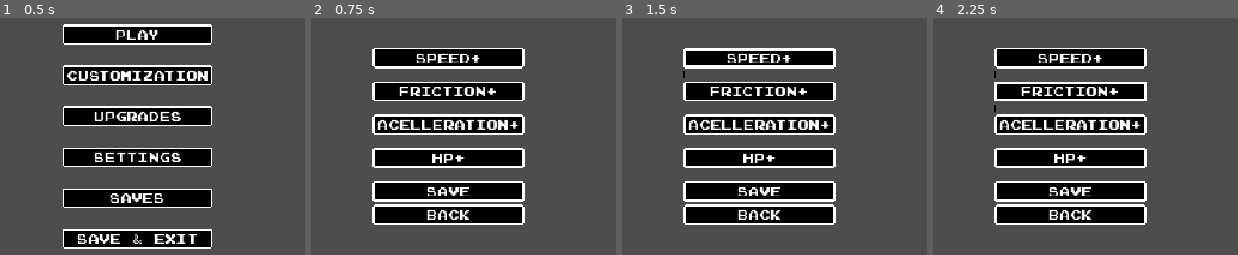
Above: before the commit, frames 1-4 (left to right).
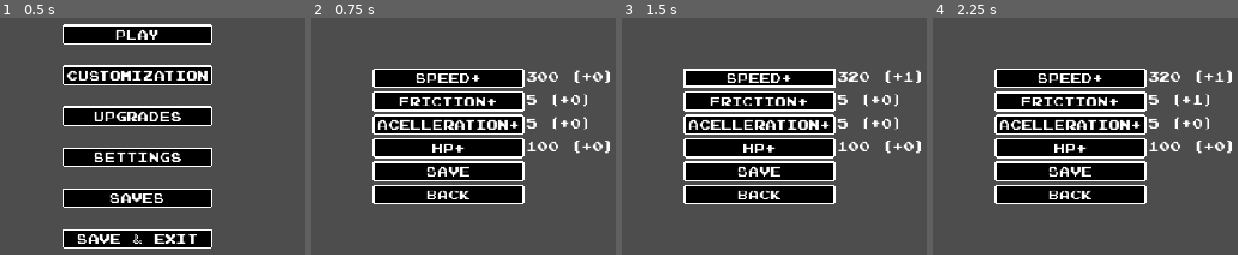
Above: after the commit, the same moments.

Repository: Draccore/spaceshooter
Game: Godot game, scene res://Scenes/main_menu.tscn
Same seed, same stepped clock (60 frames per second), same inputs: the game is played once before the commit and once after it.
Inputs:
- Up to frame 1 (0.5 s): no input
- Up to frame 2 (0.75 s): click "Upgrades" at 0.5 s
- Up to frame 3 (1.5 s): click "Speed+" at 1.25 s
- Up to frame 4 (2.25 s): click "Friction+" at 2 s

Frame 1 is identical in both runs. In frame 2, 27% of the frame differs, in the area x 20-99%, y 12-88%; in frame 3, 27%; in frame 4, 27%.

Commit message:
save system

Diff:
--- a/Scenes/saves.gd
+++ b/Scenes/saves.gd
@@ -13,7 +13,6 @@
 
 var selected_slot := -1
 
-# Optionally, add this in your scene
 @onready var name_dialog = $NameDialog # PopupDialog with LineEdit as child
 @onready var confirm_dialog = $ConfirmDialog # AcceptDialog for deletion
 
@@ -39,7 +38,8 @@
 	else:
 		SaveManager.load_data(idx + 1) # slots are 1-indexed
 		GameState.current_slot = idx + 1
-		# Optionally, send the player to the game here
+		GameState.save_last_used_slot()
+		# Transition to game or show slot loaded message
 
 func _on_delete_button_pressed(idx):
 	selected_slot = idx
@@ -52,14 +52,22 @@
 		return
 	SaveManager.set_current_slot(selected_slot + 1)
 	GameState.current_slot = selected_slot + 1
-	SaveManager.reset_player_data()
+	GameState.save_last_used_slot()
+	SaveManager.reset_player_data()  # Make sure the save starts clean!
 	SaveManager.save_data(name)
 	update_slots()
 
 func _on_confirm_dialog_confirmed():
 	SaveManager.set_current_slot(selected_slot + 1)
+	GameState.current_slot = selected_slot + 1
+	GameState.save_last_used_slot()
 	SaveManager.delete_save()
 	update_slots()
+
+	# New logic: If all saves are now empty, reset current_slot
+	if SaveManager.all_saves_empty():
+		GameState.current_slot = -1
+		GameState.save_last_used_slot()
 
 # Connect the signals in the editor or with code like this:
 func _on_VBoxContainer_HBoxContainer_Button_pressed():
@@ -75,6 +83,5 @@
 func _on_VBoxContainer_HBoxContainer3_DeleteButton_pressed():
 	_on_delete_button_pressed(2)
 
-
 func _on_back_pressed() -> void:
 	get_tree().change_scene_to_file("res://Scenes/main_menu.tscn")
--- a/Scenes/saves.tscn
+++ b/Scenes/saves.tscn
@@ -61,13 +61,19 @@
 layout_mode = 2
 text = "Back"
 
-[node name="ConfirmDialog" type="AcceptDialog" parent="."]
-
 [node name="NameDialog" type="AcceptDialog" parent="."]
+title = "New File Name"
+size = Vector2i(300, 100)
 
 [node name="LineEdit" type="LineEdit" parent="NameDialog"]
 offset_right = 68.5625
 offset_bottom = 31.0
+
+[node name="ConfirmDialog" type="ConfirmationDialog" parent="."]
+title = "Delete Save"
+size = Vector2i(200, 70)
+ok_button_text = "Yes"
+cancel_button_text = "No"
 
 [connection signal="pressed" from="VBoxContainer/Slot 1/Slot Button" to="." method="_on_VBoxContainer_HBoxContainer_Button_pressed"]
 [connection signal="pressed" from="VBoxContainer/Slot 1/Delete Button" to="." method="_on_VBoxContainer_HBoxContainer_DeleteButton_pressed"]
@@ -76,5 +82,6 @@
 [connection signal="pressed" from="VBoxContainer/Slot 3/Slot Button" to="." method="_on_VBoxContainer_HBoxContainer3_Button_pressed"]
 [connection signal="pressed" from="VBoxContainer/Slot 3/Delete Button" to="." method="_on_VBoxContainer_HBoxContainer3_DeleteButton_pressed"]
 [connection signal="pressed" from="VBoxContainer/Back" to="." method="_on_back_pressed"]
+[connection signal="confirmed" from="NameDialog" to="." method="_on_name_dialog_confirmed"]
+[connection signal="canceled" from="ConfirmDialog" to="." method="_on_confirm_dialog_canceled"]
 [connection signal="confirmed" from="ConfirmDialog" to="." method="_on_confirm_dialog_confirmed"]
-[connection signal="confirmed" from="NameDialog" to="." method="_on_name_dialog_confirmed"]
--- a/Scenes/upgrades.tscn
+++ b/Scenes/upgrades.tscn
@@ -1,16 +1,7 @@
-[gd_scene load_steps=5 format=3 uid="uid://bv8g5tsra0v70"]
+[gd_scene load_steps=3 format=3 uid="uid://bv8g5tsra0v70"]
 
 [ext_resource type="Theme" uid="uid://3b6jfloh1m1l" path="res://Resources/black_and_white_theme/black_and_white.tres" id="1_mstou"]
 [ext_resource type="Script" uid="uid://bqd3u0tmk5220" path="res://Scripts/upgrades.gd" id="1_qnnf3"]
-
-[sub_resource type="Gradient" id="Gradient_qnnf3"]
-offsets = PackedFloat32Array(0.964789, 0.992958, 1)
-colors = PackedColorArray(0, 0, 0, 1, 0.0492958, 0.0492958, 0.0492958, 1, 1, 1, 1, 1)
-
-[sub_resource type="GradientTexture2D" id="GradientTexture2D_mstou"]
-gradient = SubResource("Gradient_qnnf3")
-width = 128
-height = 8
 
 [node name="Upgrades" type="Control"]
 layout_mode = 3
@@ -40,33 +31,41 @@
 layout_mode = 2
 text = "Speed+"
 
-[node name="SpeedUpgradeProgress" type="TextureProgressBar" parent="VBoxContainer"]
-layout_mode = 2
-texture_progress = SubResource("GradientTexture2D_mstou")
+[node name="SpeedValueLabel" type="Label" parent="VBoxContainer/Speed+"]
+layout_mode = 0
+offset_left = 183.5
+offset_right = 223.5
+offset_bottom = 20.0
 
 [node name="Friction+" type="Button" parent="VBoxContainer"]
 layout_mode = 2
 text = "Friction+"
 
-[node name="FrictionUpgradeProgress" type="TextureProgressBar" parent="VBoxContainer"]
-layout_mode = 2
-texture_progress = SubResource("GradientTexture2D_mstou")
+[node name="FrictionValueLabel" type="Label" parent="VBoxContainer/Friction+"]
+layout_mode = 0
+offset_left = 183.5
+offset_right = 223.5
+offset_bottom = 20.0
 
-[node name="Acelleration+" type="Button" parent="VBoxContainer"]
+[node name="Acceleration+" type="Button" parent="VBoxContainer"]
 layout_mode = 2
 text = "Acelleration+"
 
-[node name="AccelUpgradeProgress" type="TextureProgressBar" parent="VBoxContainer"]
-layout_mode = 2
-texture_progress = SubResource("GradientTexture2D_mstou")
+[node name="AccelValueLabel" type="Label" parent="VBoxContainer/Acceleration+"]
+layout_mode = 0
+offset_left = 183.5
+offset_right = 223.5
+offset_bottom = 20.0
 
 [node name="HP+" type="Button" parent="VBoxContainer"]
 layout_mode = 2
 text = "HP+"
 
-[node name="HPUpgradeProgress" type="TextureProgressBar" parent="VBoxContainer"]
-layout_mode = 2
-texture_progress = SubResource("GradientTexture2D_mstou")
+[node name="HPValueLabel" type="Label" parent="VBoxContainer/HP+"]
+layout_mode = 0
+offset_left = 183.5
+offset_right = 223.5
+offset_bottom = 20.0
 
 [node name="Save" type="Button" parent="VBoxContainer"]
 layout_mode = 2
@@ -92,7 +91,7 @@
 
 [connection signal="pressed" from="VBoxContainer/Speed+" to="." method="_on_speed_pressed"]
 [connection signal="pressed" from="VBoxContainer/Friction+" to="." method="_on_friction_pressed"]
-[connection signal="pressed" from="VBoxContainer/Acelleration+" to="." method="_on_acelleration_pressed"]
+[connection signal="pressed" from="VBoxContainer/Acceleration+" to="." method="_on_acceleration_pressed"]
 [connection signal="pressed" from="VBoxContainer/HP+" to="." method="_on_hp_pressed"]
 [connection signal="pressed" from="VBoxContainer/Save" to="." method="_on_save_pressed"]
 [connection signal="pressed" from="VBoxContainer/Back" to="." method="_on_back_pressed"]
--- a/Scripts/GameState.gd
+++ b/Scripts/GameState.gd
@@ -1,3 +1,15 @@
 extends Node
 
 var current_slot: int = -1 # -1 means no slot selected
+
+# Remember last used slot across sessions
+func save_last_used_slot():
+	var config = ConfigFile.new()
+	config.set_value("save", "last_slot", current_slot)
+	config.save("user://last_slot.cfg")
+
+func load_last_used_slot():
+	var config = ConfigFile.new()
+	if config.load("user://last_slot.cfg") == OK:
+		if config.has_section_key("save", "last_slot"):
+			current_slot = int(config.get_value("save", "last_slot"))
--- a/Scripts/SaveManager.gd
+++ b/Scripts/SaveManager.gd
@@ -146,3 +146,10 @@
 func save_exists(slot: int) -> bool:
 	var path = get_save_path(slot)
 	return FileAccess.file_exists(path)
+
+func all_saves_empty() -> bool:
+	var names = get_all_slot_display_names()
+	for name in names:
+		if name != "EMPTY":
+			return false
+	return true
--- a/Scripts/main_menu.gd
+++ b/Scripts/main_menu.gd
@@ -2,12 +2,12 @@
 
 
 func _on_play_pressed() -> void:
-	if GameState.current_slot == -1 or not SaveManager.save_exists(GameState.current_slot):
-		# Show slot selection/creation screen
+	GameState.load_last_used_slot()
+	print("DEBUG: Attempting to use save slot: ", GameState.current_slot)
+	if GameState.current_slot != -1 and SaveManager.save_exists(GameState.current_slot):
+		get_tree().change_scene_to_file("res://Scenes/main.tscn")
+	else:
 		get_tree().change_scene_to_file("res://Scenes/saves.tscn")
-	else:
-		# Proceed to game
-		get_tree().change_scene_to_file("res://Scenes/main.tscn")
 
 
 func _on_settings_pressed() -> void:
--- a/Scripts/upgrades.gd
+++ b/Scripts/upgrades.gd
@@ -1,34 +1,34 @@
 extends Control
 
-@onready var speed_upgrade_progress = $VBoxContainer/SpeedUpgradeProgress
-@onready var accel_upgrade_progress = $VBoxContainer/AccelUpgradeProgress
-@onready var friction_upgrade_progress = $VBoxContainer/FrictionUpgradeProgress
-@onready var hp_upgrade_progress = $VBoxContainer/HPUpgradeProgress
+@onready var speed_value_label = $"VBoxContainer/Speed+/SpeedValueLabel"
+@onready var friction_value_label = $"VBoxContainer/Friction+/FrictionValueLabel"
+@onready var accel_value_label = $"VBoxContainer/Acceleration+/AccelValueLabel"
+@onready var hp_value_label = $"VBoxContainer/HP+/HPValueLabel"
 
 func _ready():
-	update_progress_bars()
+	update_stat_labels()
 
-func update_progress_bars():
-	speed_upgrade_progress.value = PlayerStats.upgrades["speed"]
-	accel_upgrade_progress.value = PlayerStats.upgrades["accel"]
-	friction_upgrade_progress.value = PlayerStats.upgrades["friction"]
-	hp_upgrade_progress.value = PlayerStats.upgrades["max_hp"]
+func update_stat_labels():
+	speed_value_label.text = "%d (+%d)" % [PlayerStats.get_stat("speed"), PlayerStats.upgrades["speed"]]
+	accel_value_label.text = "%d (+%d)" % [PlayerStats.get_stat("accel"), PlayerStats.upgrades["accel"]]
+	friction_value_label.text = "%d (+%d)" % [PlayerStats.get_stat("friction"), PlayerStats.upgrades["friction"]]
+	hp_value_label.text = "%d (+%d)" % [PlayerStats.get_stat("max_hp"), PlayerStats.upgrades["max_hp"]]
 
 func _on_speed_pressed() -> void:
 	PlayerStats.upgrade_stat("speed")
-	update_progress_bars()
+	update_stat_labels()
 
-func _on_acelleration_pressed() -> void:
+func _on_acceleration_pressed() -> void:
 	PlayerStats.upgrade_stat("accel")
-	update_progress_bars()
+	update_stat_labels()
 
 func _on_friction_pressed() -> void:
 	PlayerStats.upgrade_stat("friction")
-	update_progress_bars()
+	update_stat_labels()
 
 func _on_hp_pressed() -> void:
 	PlayerStats.upgrade_stat("max_hp")
-	update_progress_bars()
+	update_stat_labels()
 
 func _on_back_pressed() -> void:
 	get_tree().change_scene_to_file("res://Scenes/main_menu.tscn")
--- a/project.godot
+++ b/project.godot
@@ -30,6 +30,10 @@
 [dotnet]
 
 project/assembly_name="SpaceShooter"
+
+[gui]
+
+theme/custom_font="uid://cbpaji6ennks6"
 
 [input]
 
